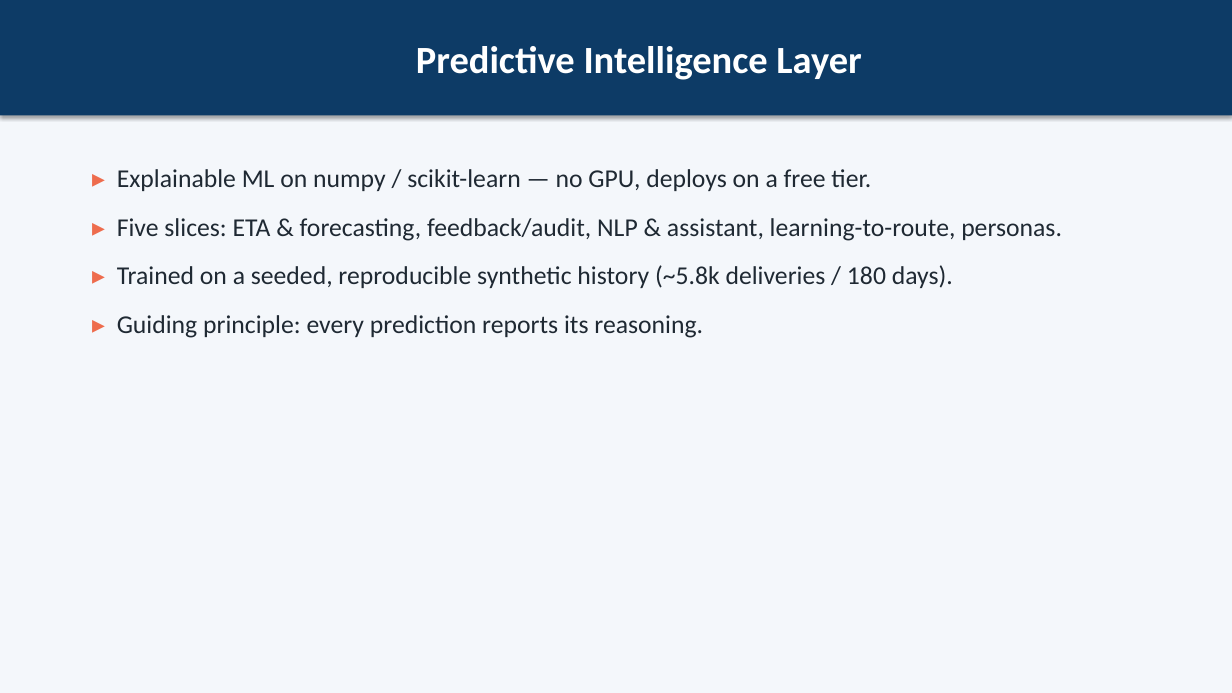
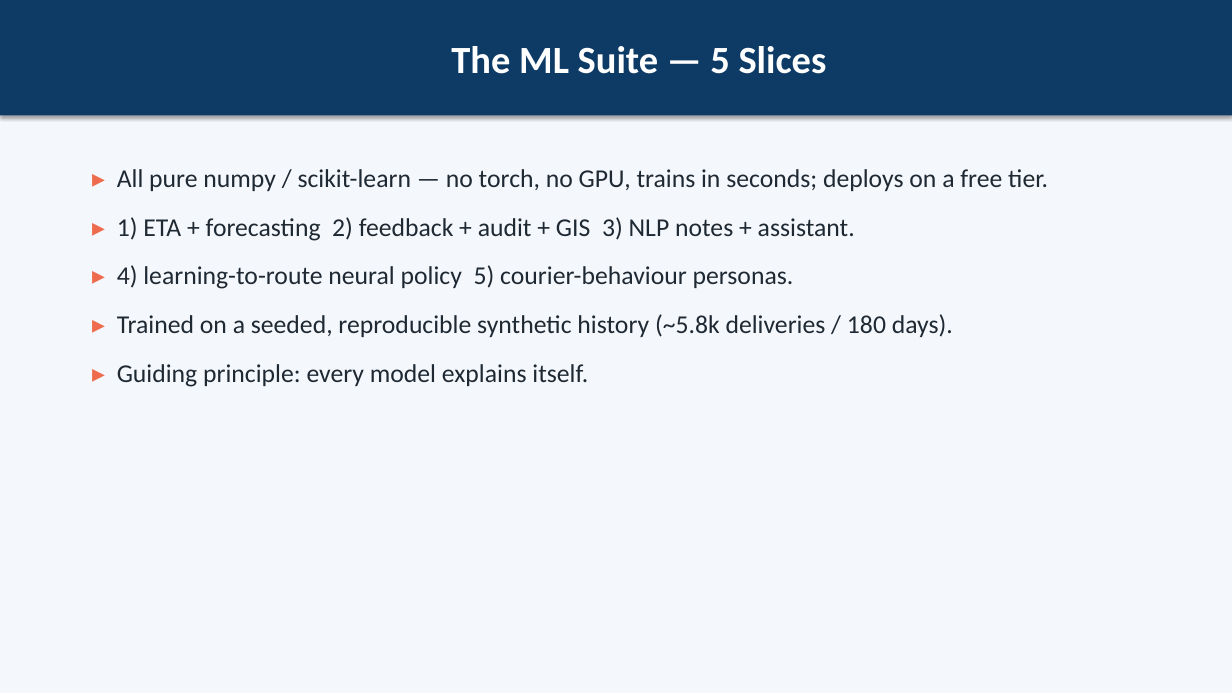
Before and after one commit to MahmoudHozayen1/CairoLogisticsAI, a slide deck: slide 12 of docs/presentation.pptx. Drawn at 1232x693 pixels with LibreOffice and Linux fonts; fonts in the diff are those of the drawing. Boxes give left, top, right and bottom in pixels: in the first picture for what was removed or moved away, otherwise in the second. Text is boxed around its words. In the diff, an @@ line names an element or a change of style, - is before the commit and + after.

```diff
--- a/docs/presentation.pptx
+++ b/docs/presentation.pptx
@@ text in rectangle at [451, 46, 827, 74]: text changed @@
-Predictive Intelligence Layer
+The ML Suite — 5 Slices
@@ text at [117, 169, 1048, 289]: text changed @@
-▸ Explainable ML on numpy / scikit-learn — no GPU, deploys on a free tier.
-▸ Five slices: ETA & forecasting, feedback/audit, NLP & assistant, learning-to-route, personas.
+▸ All pure numpy / scikit-learn — no torch, no GPU, trains in seconds; deploys on a free tier.
+▸ 1) ETA + forecasting 2) feedback + audit + GIS 3) NLP notes + assistant.
+▸ 4) learning-to-route neural policy 5) courier-behaviour personas.
@@ text at [117, 364, 588, 387]: text changed @@
-▸ Guiding principle: every prediction reports its reasoning.
+▸ Guiding principle: every model explains itself.
```
Also in this commit, not shown: 14 other slides changed, 7 slides added, 10 slides removed, 1 other file.
